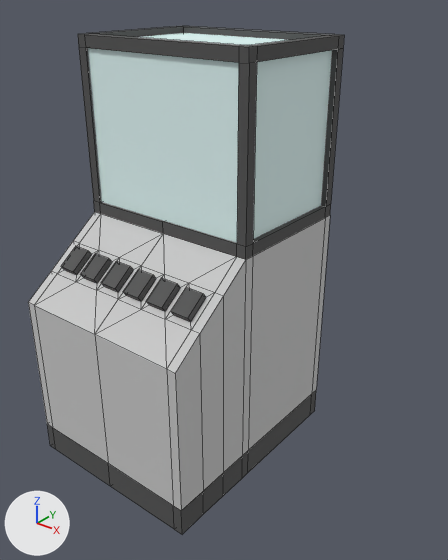
What one commit did to the FBX model Assets/Models/obj_machine_dispenser.FBX.
One viewpoint serves both versions: a camera (50 mm lens) standing at (0.00044, -0.000827, 0.001518) and looking at (-0.000656, 0.000544, 0.000668). The lights are fixed; the arrows at lower left show +X, +Y and +Z. Mesh edges are drawn as thin lines. Where no turn or scale is listed for an object, it has been applied to the vertices. Vertices at the same position are counted once.

Objects in the first picture: 'obj_machine_dispenser'.
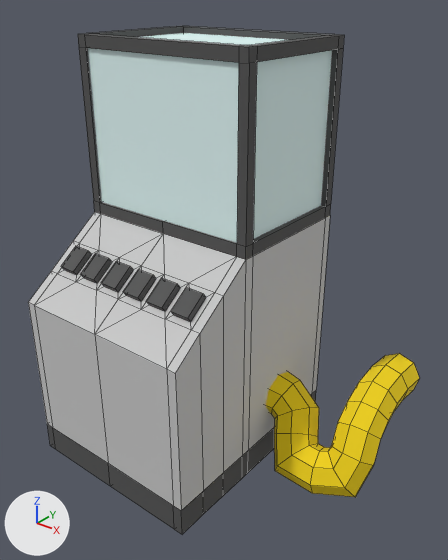
Where the newer file only moved an object's origin or applied its transform, the numbers keep the older frame.

What differs and where, as boxes (x1, y1, x2, y2) in the pictures (448 x 560 px):
'obj_machine_dispenser', reshaped (24% wider): before (28, 26, 344, 534); after (28, 26, 420, 534)
part 1 of me_mesh, added (yellow): after (266, 353, 420, 497)

Patch to the scene script:
```diff
--- a/Assets/Models/obj_machine_dispenser.FBX.py
+++ b/Assets/Models/obj_machine_dispenser.FBX.py
@@ me_mesh @@
 # used by ob_obj_machine_dispenser; location = (-0.000831, 0.000529, 0.0)
-me_mesh.from_pydata(...)  # 236 vertices, 251 faces; spans x -0.00032..0.00032, y -0.000371..0.0004, z 0.0..0.001369
+me_mesh.from_pydata(...)  # 340 vertices, 347 faces; spans x -0.00032..0.000702, y -0.000371..0.000448, z 0.0..0.001369
+# me_mesh part 1: a new loose piece of 104 vertices spanning x 0.000224..0.000702, y -0.000033..0.000448, z 0.000003..0.000357, in mat_m_energy (yellow #f2d200)
 me_mesh.materials.append(mat_m_gray)
```
